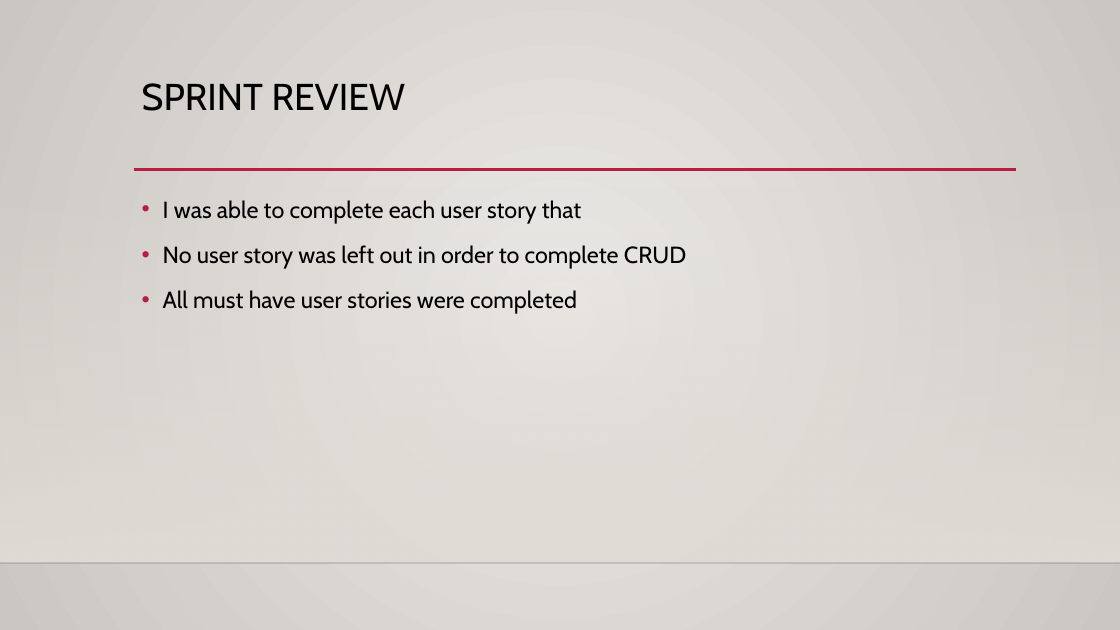
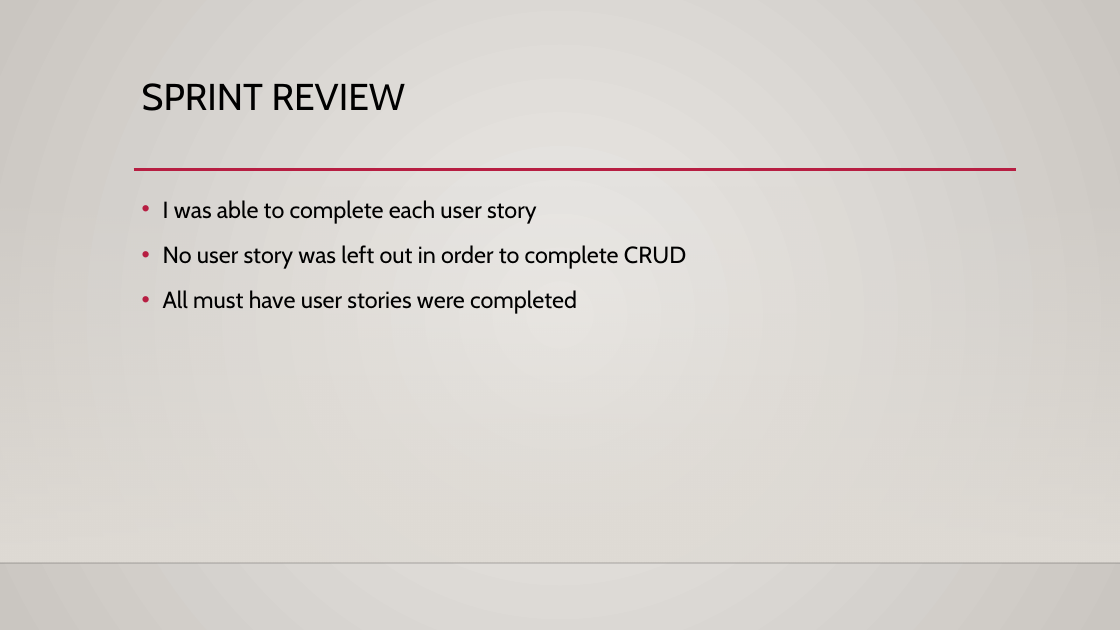
Before and after one commit to AUraihQA/ims-demo, a slide deck: slide 8 of Documentation/IMS Presentation.pptx. Drawn at 1120x630 pixels with LibreOffice and Linux fonts; fonts in the diff are those of the drawing; background and template pictures are left out. Boxes give left, top, right and bottom in pixels: in the first picture for what was removed or moved away, otherwise in the second. Text is boxed around its words. In the diff, an @@ line names an element or a change of style, - is before the commit and + after.

Commit message:
Functional system

```diff
--- a/Documentation/IMS Presentation.pptx
+++ b/Documentation/IMS Presentation.pptx
@@ text at (163, 200, 537, 224): text changed @@
-• I was able to complete each user story that
+• I was able to complete each user story
```
